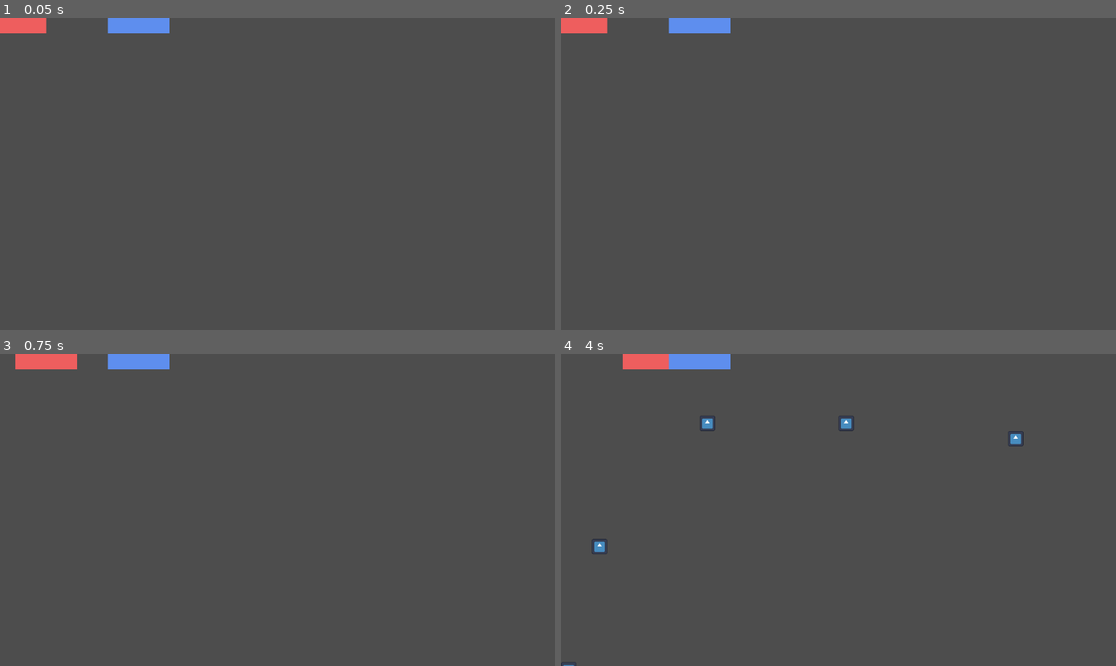
Above: before the commit, frames 1-4 (two rows, left to right).
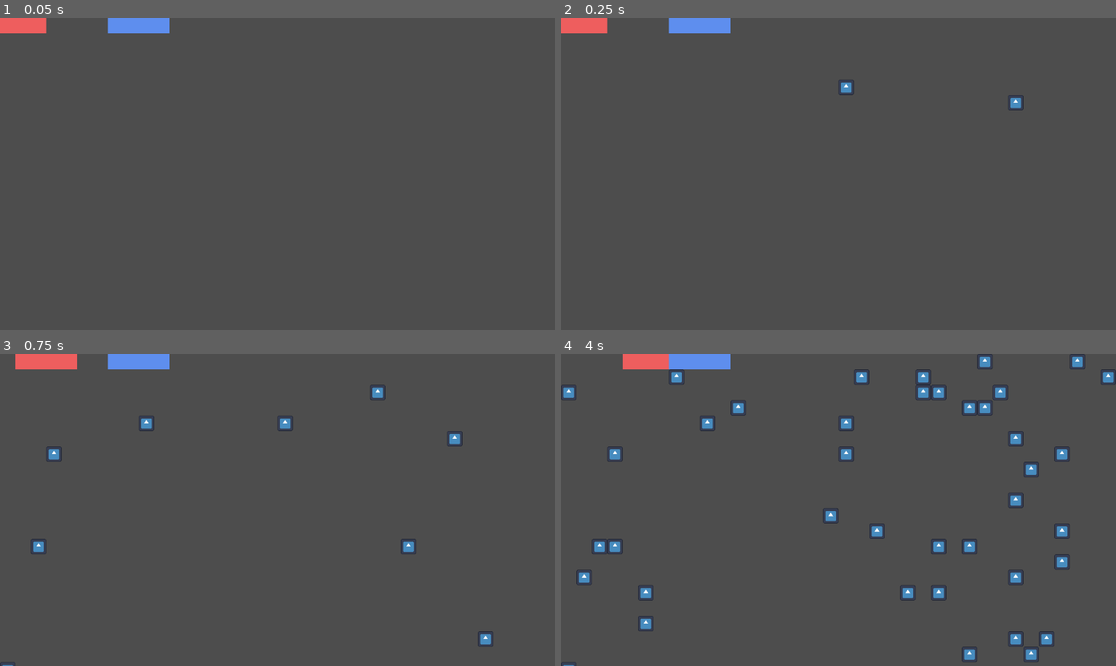
Above: after the commit, the same moments.

Repository: arrowira/MiniJam196Snake
Game: Godot game, scene res://scenes/main.tscn
Two runs of this game, one before a commit and one after it. Both use one fixed random seed, a clock stepped at 60 frames per second and the inputs below. The engine's default icon, where the game draws it, is replaced by a stand-in: a white triangle on a blue panel in a dark square.
Inputs:
- Up to frame 1 (0.05 s): no input
- Up to frame 2 (0.25 s): no input
- Up to frame 3 (0.75 s): hold Right (p1right) from 0.53 s (still down); tap S (p2down) at 0.6 s
- Up to frame 4 (4 s): release Right (p1right) at 1.28 s; hold Down (p1down) 1.28-2.03 s; tap A (p2left) at 1.35 s; tap Enter at 2 s; hold Right (p1right) 2.03-2.78 s; tap D (p2right) at 2.1 s; hold Up (p1up) 2.78-3.53 s; tap W (p2up) at 2.85 s; hold Left (p1left) from 3.53 s (still down); tap S (p2down) at 3.6 s

Frame 1 is identical in both runs. In frame 2, 0.2% of the frame differs, in the area x 50-84%, y 19-30%; in frame 3, 0.7%; in frame 4, 3.0%, in the area x 0-100%, y 0-99%.

Commit message:
snake growing

Diff:
--- a/minijam-196-proj/scenes/main.tscn
+++ b/minijam-196-proj/scenes/main.tscn
@@ -13,4 +13,4 @@
 position = Vector2(320, 0)
 
 [node name="AppleSpawner" parent="." instance=ExtResource("3_sugp2")]
-spawnSpeed = 20
+spawnSpeed = 2
--- a/minijam-196-proj/scripts/snakeManager.gd
+++ b/minijam-196-proj/scripts/snakeManager.gd
@@ -11,10 +11,18 @@
 		$segmentContainer.add_child(newSegment)
 		snakeSegments.append(newSegmentPos)
 
-
+var adding = false
 
 
 func updateSnake(headPosition: Vector2):
+	if adding:
+		adding=false
+		var newSegment := player1segment.instantiate()
+
+		newSegment.position = snakeSegments[0]
+		$segmentContainer.add_child(newSegment)
+		snakeSegments.append(snakeSegments[0])
+
 	var newSnakeSegments = snakeSegments.duplicate(true)
 	for i in range(len(snakeSegments)-1):
 		newSnakeSegments[i+1]=snakeSegments[i]
@@ -24,10 +32,13 @@
 		$segmentContainer.get_children()[i].position = newSnakeSegments[i+1]
 
 	snakeSegments = newSnakeSegments.duplicate(true)
-
+func addSegment():
+	adding = true
 #Head Collider
 func Collided(area: Area2D) -> void:
+	print(area.name)
 	if(area.name == "AppleCollider"):
+		addSegment()
 		area.get_parent().queue_free()
 	if(area.name == "SnakeHead") or (area.name == "SnakeBody"):
 		print(area.name)
@@ -35,6 +46,8 @@
 
 func Snake2Head(area: Area2D) -> void:
 	if(area.name == "AppleCollider"):
+		addSegment()
+
 		area.get_parent().queue_free()
 	if(area.name == "SnakeHead") or (area.name == "SnakeBody"):
 		print(area.name)
